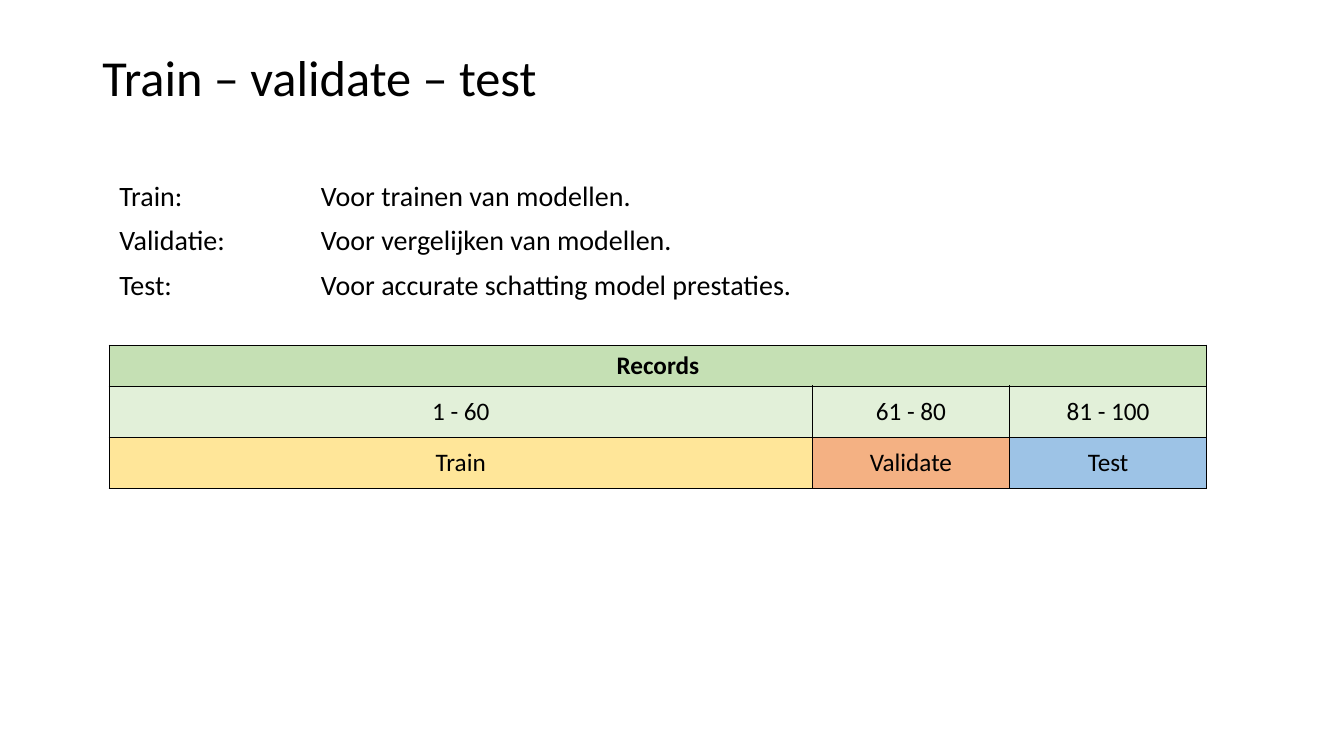
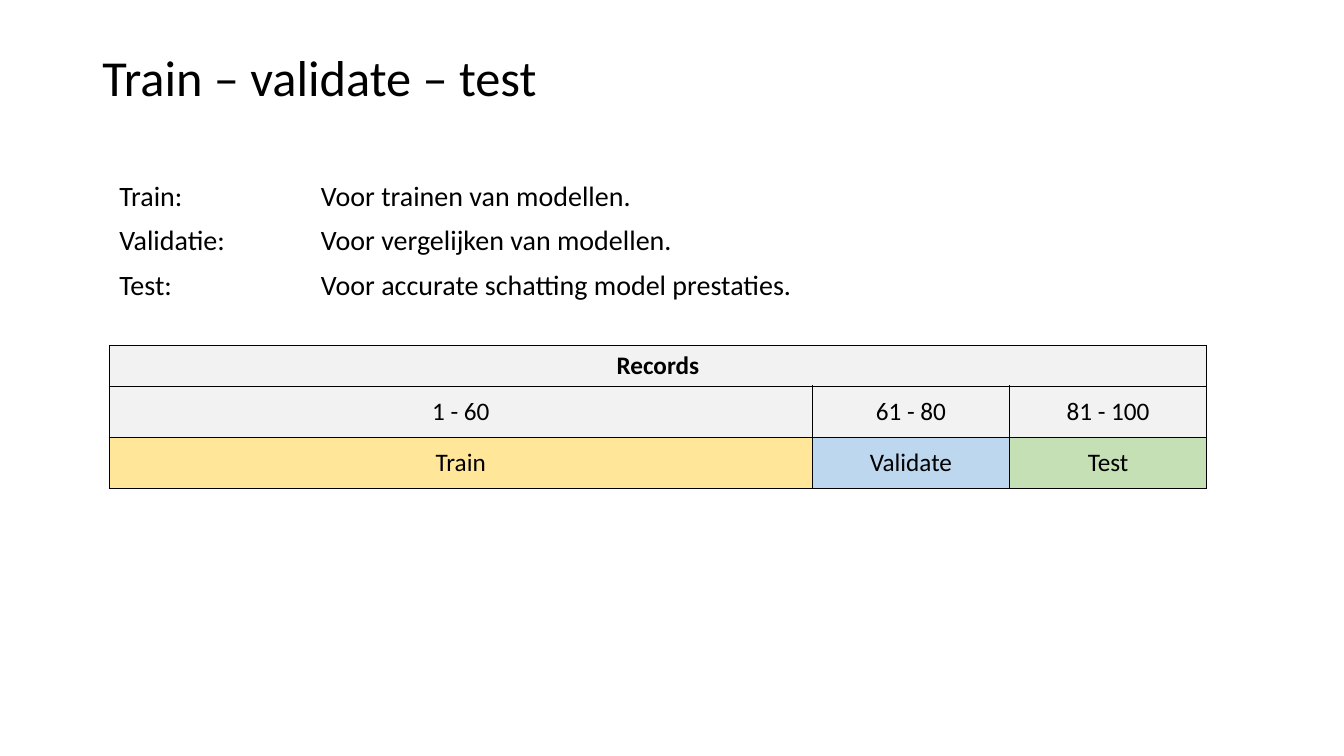
Before and after one commit to LFKoning/knowledge-sharing, a slide deck: slide 35 of python_course/4_scikit_learn/python_cursus_4.pptx. Drawn at 1344x756 pixels with LibreOffice and Linux fonts; fonts in the diff are those of the drawing. Boxes give left, top, right and bottom in pixels: in the first picture for what was removed or moved away, otherwise in the second. Text is boxed around its words. In the diff, an @@ line names an element or a change of style, - is before the commit and + after.

```diff
--- a/python_course/4_scikit_learn/python_cursus_4.pptx
+++ b/python_course/4_scikit_learn/python_cursus_4.pptx
@@ table at bbox=[109, 345, 1208, 488] @@
@@ fill #C5E0B4 to #F2F2F2 in row 1, column 1 @@
@@ fill #E2F0D9 to #F2F2F2 in row 2 @@
@@ fill #F4B183 to #BDD7EE in row 3, column 2 @@
@@ fill #9DC3E6 to #C5E0B4 in row 3, column 3 @@
```
Also in this commit, not shown: 24 other slides changed, 2 slides added, 2 slides removed, 4 other files.
